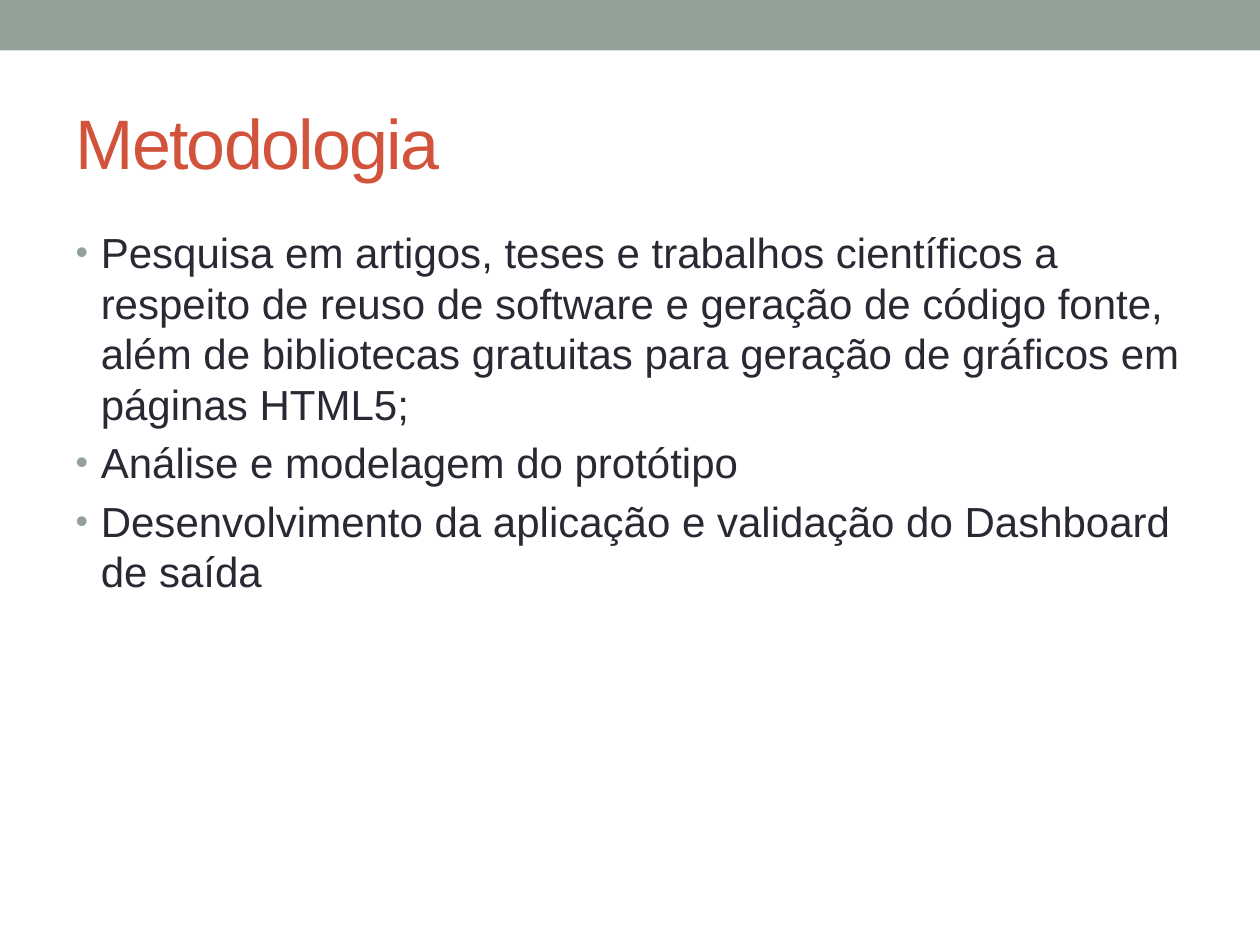
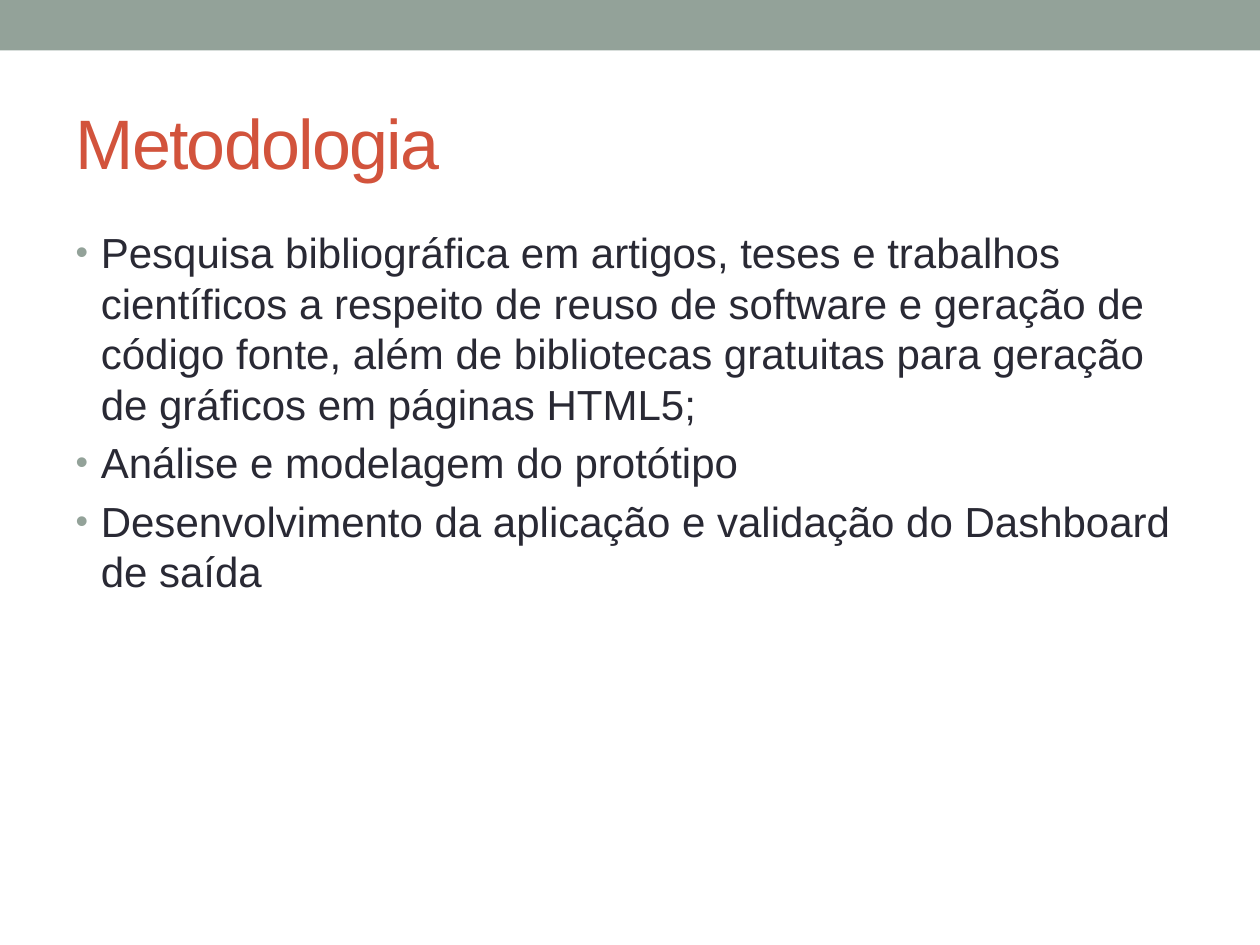
Before and after one commit to glaubergad/tccrepo, a slide deck: slide 4 of mono/Defesa TCC - DashGen - FINAL.pptx (slide 5 before the commit). Drawn at 1260x945 pixels with LibreOffice and Linux fonts; fonts in the diff are those of the drawing. Boxes give left, top, right and bottom in pixels: in the first picture for what was removed or moved away, otherwise in the second. Text is boxed around its words. In the diff, an @@ line names an element or a change of style, - is before the commit and + after.

```diff
--- a/mono/Defesa TCC - DashGen - FINAL.pptx
+++ b/mono/Defesa TCC - DashGen - FINAL.pptx
@@ text at bbox=[101, 237, 1144, 428]: text changed @@
-• Pesquisa em artigos, teses e trabalhos científicos a respeito de reuso de software e geração de código fonte, além de bibliotecas gratuitas para geração de gráficos em páginas HTML5;
+• Pesquisa bibliográfica em artigos, teses e trabalhos científicos a respeito de reuso de software e geração de código fonte, além de bibliotecas gratuitas para geração de gráficos em páginas HTML5;
```
Also in this commit, not shown: 8 other slides changed, 3 slides added, 5 slides removed, 3 other files.
